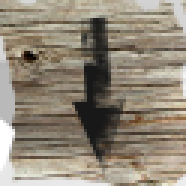
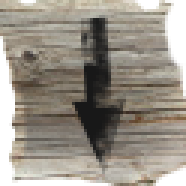
Revision of a layered 186×186 image; what changed, layer by layer:
removed group "direction" (7 layers) over [0, 0, 186, 186]
removed group "Arrow" (1st of 3, in "direction") (2 layers) from group "direction" over [60, 15, 129, 174]
removed layer "Shape 1" (1st of 2, in "direction" › "Arrow") from group "Arrow" over [72, 15, 126, 174]
renamed "burn" to "direction", showed it, opacity 30% → 100%, moved it out of group "Arrow", painted on it over [0, 6, 186, 183]
removed layer "char" (1st of 3, in "direction") (was multiply, 37%) from group "direction" over [0, 0, 186, 186]
removed layer "burn" (2nd of 5, in "direction") (was 30%) from group "direction" over [0, 30, 186, 165]
painted on "small wood copy 2" over [150, 0, 186, 186]
